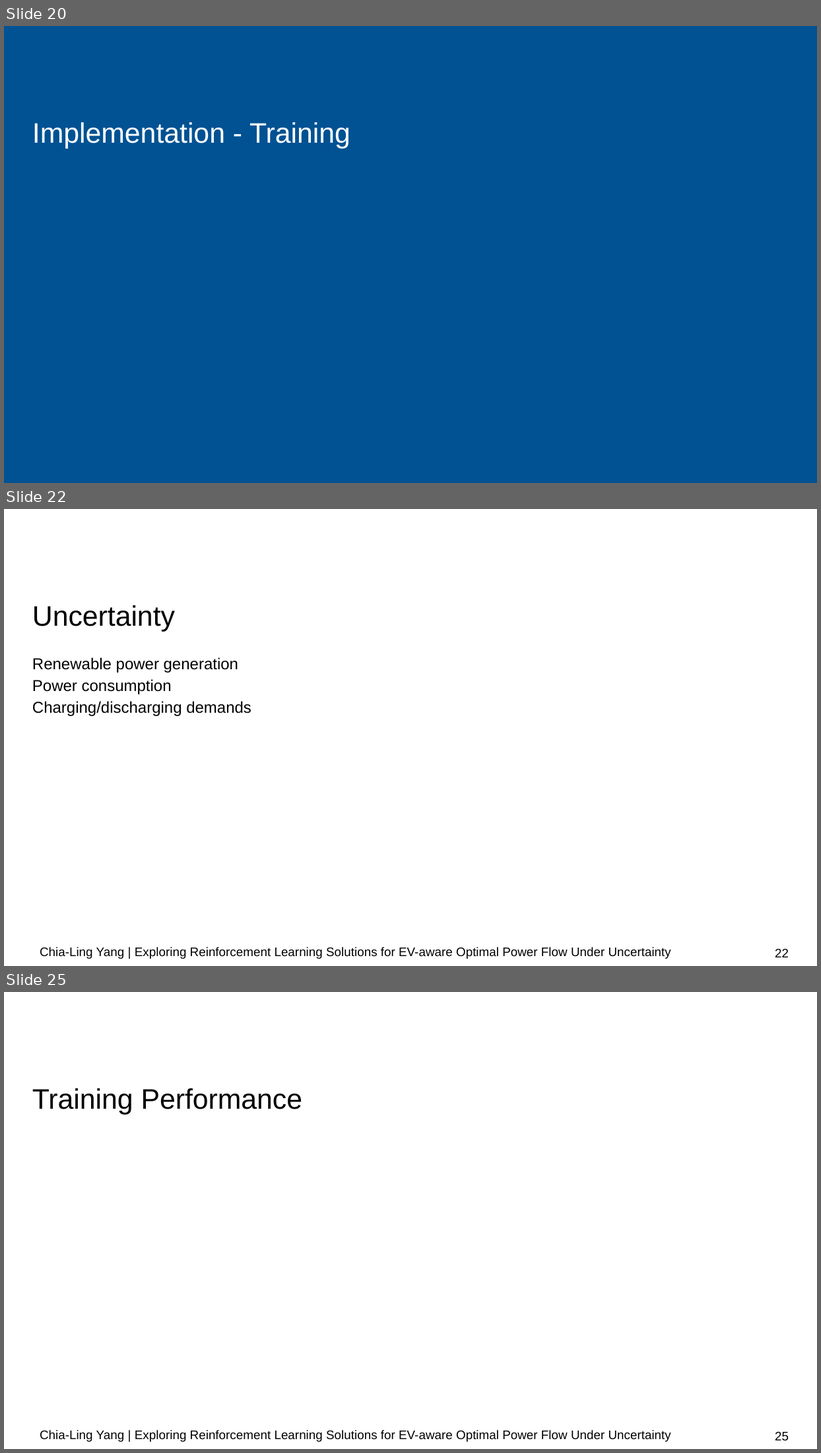
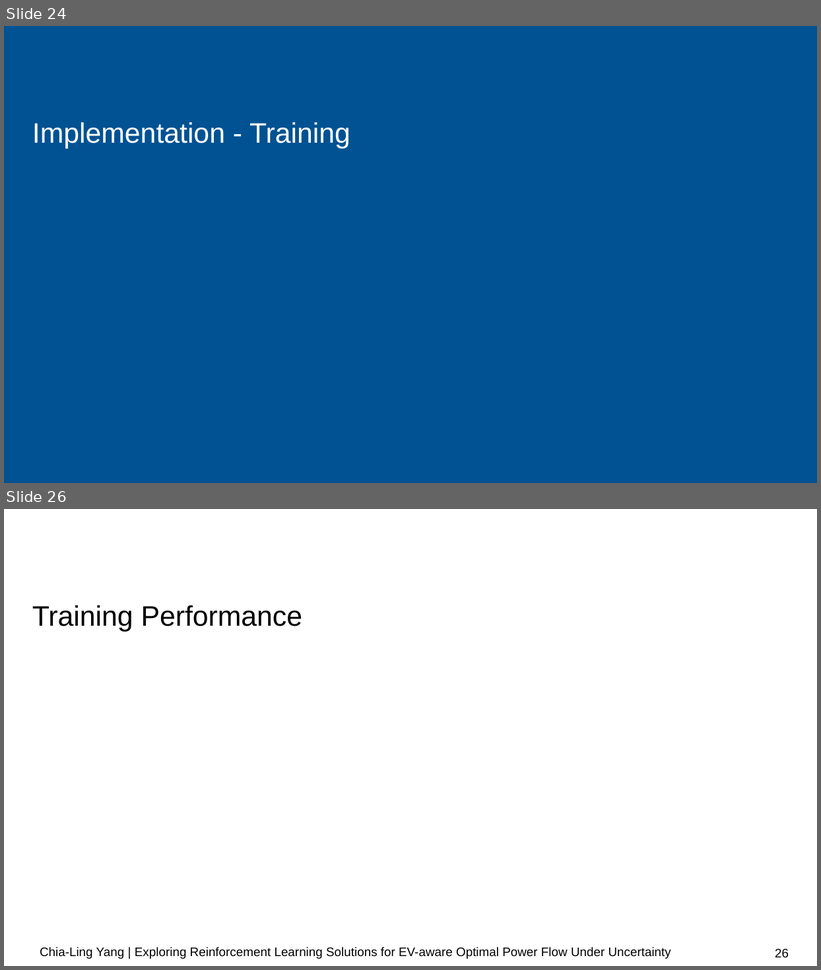
Before and after one commit to chialingyang7718/RL_OPF_EVaware, a slide deck: Mid-term Presentation.pptx. Shown one above the other, each under a label of ours: slides 20, 22 and 25 before the commit, slides 24 and 26 after it; the slides between them are not shown. The pictures are 821x1453 and 821x970 pixels, drawn with LibreOffice and Linux fonts; fonts in the diff are those of the drawing; background and template pictures are left out. Boxes give left, top, right and bottom in pixels: in the first picture for what was removed or moved away, otherwise in the second. Text is boxed around its words. In the diff, an @@ line names an element or a change of style, - is before the commit and + after.

```diff
--- a/Mid-term Presentation.pptx
+++ b/Mid-term Presentation.pptx
@@ slide 22 removed at box(4, 509, 817, 966), background #FFFFFF @@
@@ title removed at box(32, 605, 175, 631) @@
-Uncertainty
@@ text removed at box(32, 657, 252, 716) @@
-Renewable power generation
-Power consumption
-Charging/discharging demands
@@ text removed at box(40, 947, 671, 959) @@
-Chia-Ling Yang | Exploring Reinforcement Learning Solutions for EV-aware Optimal Power Flow Under Uncertainty
@@ page number removed at box(775, 949, 789, 958) @@
-22
@@ what was slide 20 is now slide 24 @@
@@ what was slide 25 is now slide 26 @@
@@ page number at box(775, 949, 789, 958): text changed @@
-25
+26
```
Also in this commit, not shown: 9 slides changed, 4 slides added.
